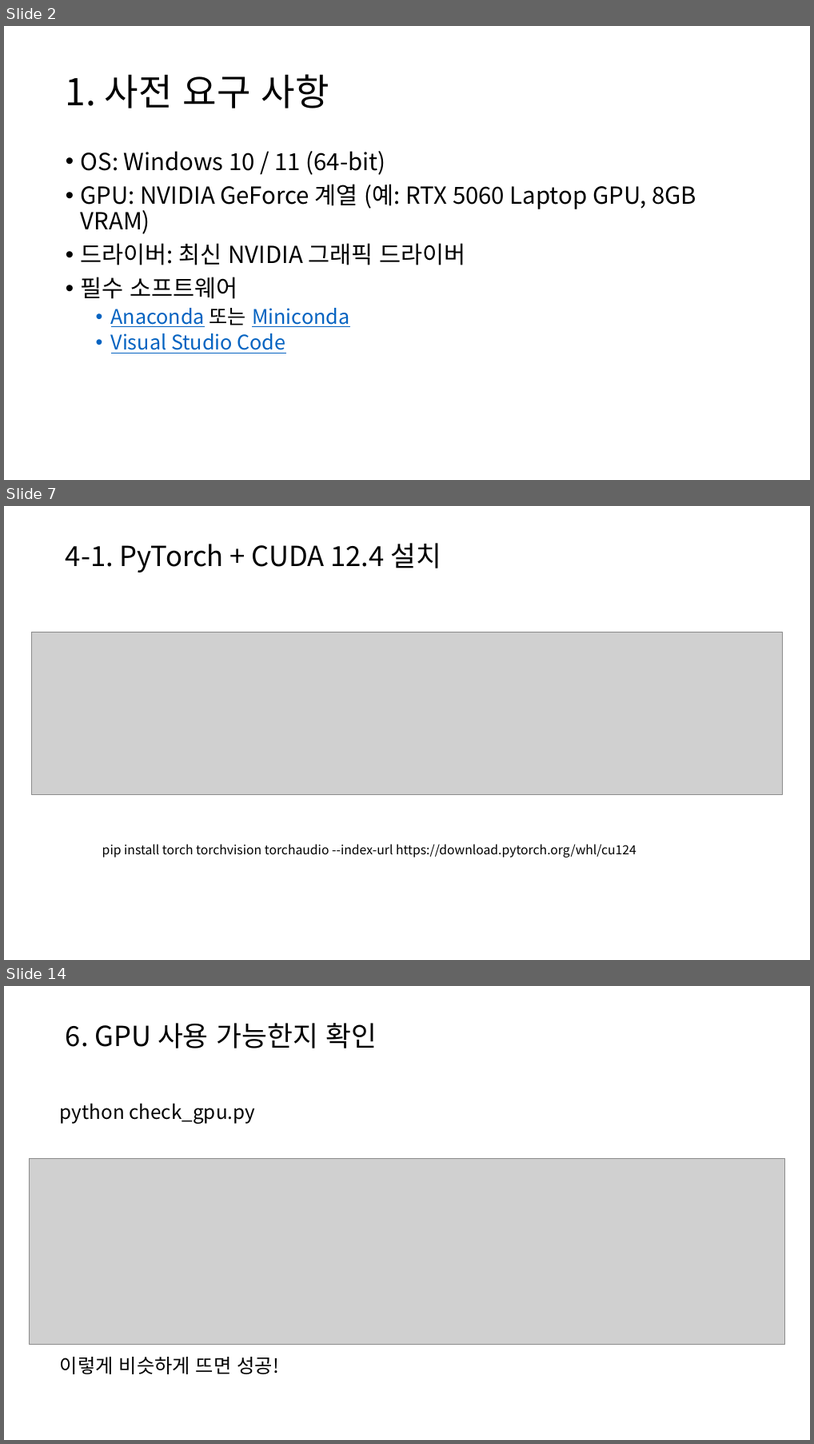
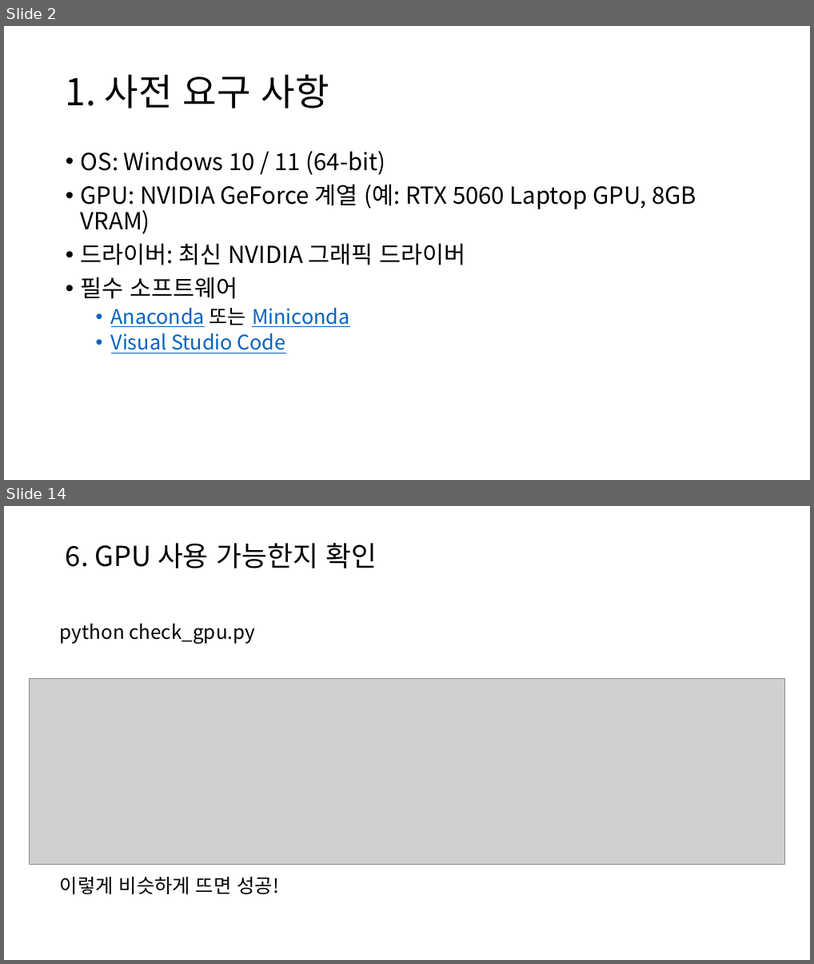
Before and after one commit to sano820/windows-gpu, a slide deck: docs/setting_gpu_for_window.pptx. Shown one above the other, each under a label of ours: slides 2, 7 and 14 before the commit, slides 2 and 14 after it; the slides between them are not shown. The pictures are 814x1444 and 814x964 pixels, drawn with LibreOffice and Linux fonts; fonts in the diff are those of the drawing; grey boxes stand for pictures. Boxes give left, top, right and bottom in pixels: in the first picture for what was removed or moved away, otherwise in the second. Text is boxed around its words. In the diff, an @@ line names an element or a change of style, - is before the commit and + after.

```diff
--- a/docs/setting_gpu_for_window.pptx
+++ b/docs/setting_gpu_for_window.pptx
@@ slide 7 removed at [4,506,810,960], background #FFFFFF @@
@@ title removed at [66,543,442,572] @@
-4-1. PyTorch + CUDA 12.4 설치
@@ picture removed at [32,632,783,795] @@
@@ text removed at [102,844,637,857] @@
-pip install torch torchvision torchaudio --index-url https://download.pytorch.org/whl/cu124
```
Also in this commit, not shown: 10 slides changed, 1 slide added, 3 other files.
